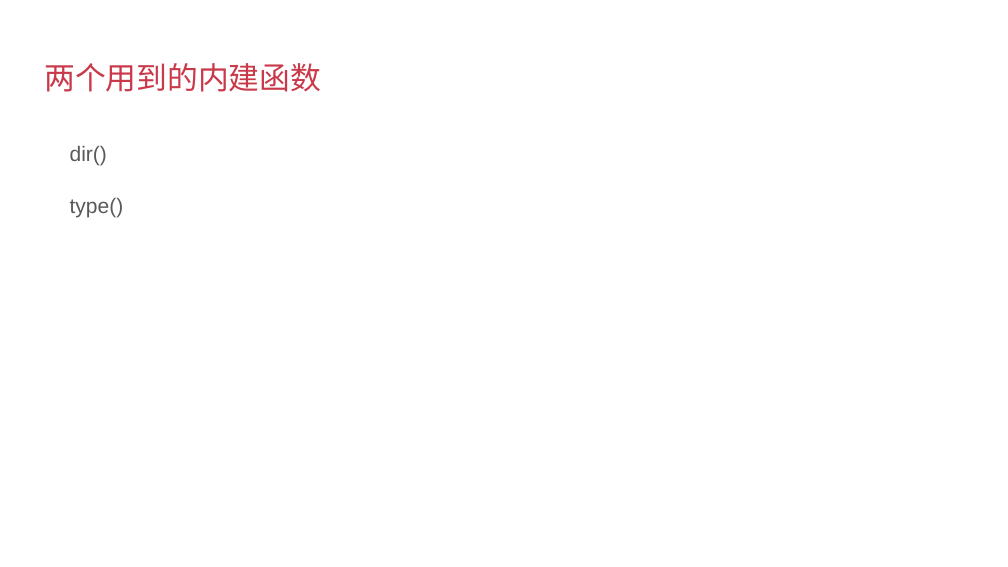
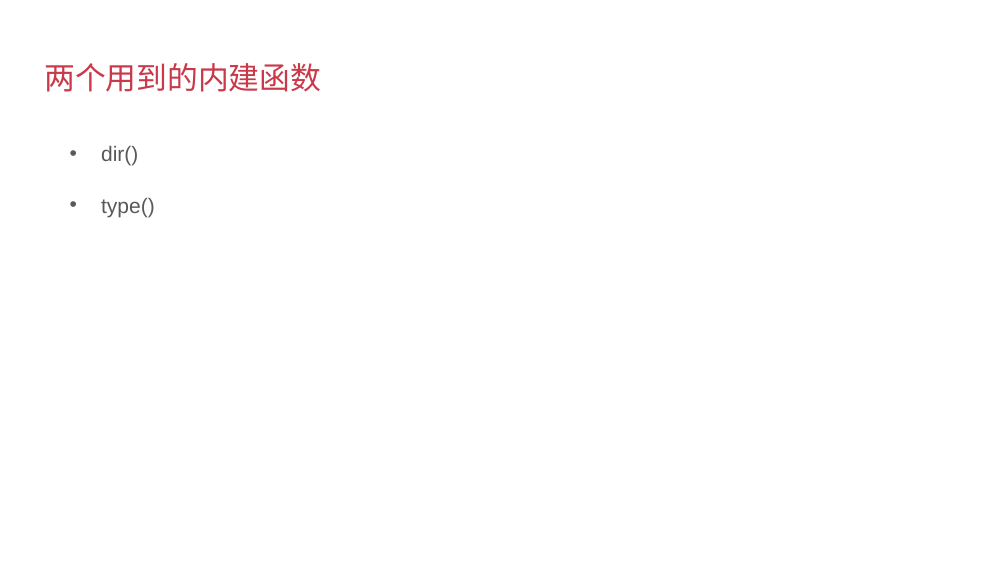
Before and after one commit to albert-feng/Python_OOP, a slide deck: slide 6 of ppt/3.1-用Python新建类.pptx. Drawn at 1008x567 pixels with LibreOffice and Linux fonts; fonts in the diff are those of the drawing. Boxes give left, top, right and bottom in pixels: in the first picture for what was removed or moved away, otherwise in the second. Text is boxed around its words. In the diff, an @@ line names an element or a change of style, - is before the commit and + after.

```diff
--- a/ppt/3.1-用Python新建类.pptx
+++ b/ppt/3.1-用Python新建类.pptx
@@ text "dir()" at bbox=[101, 146, 155, 217]: bullet none to • @@
```
Also in this commit, not shown: 1 other slide changed, 4 other files.
